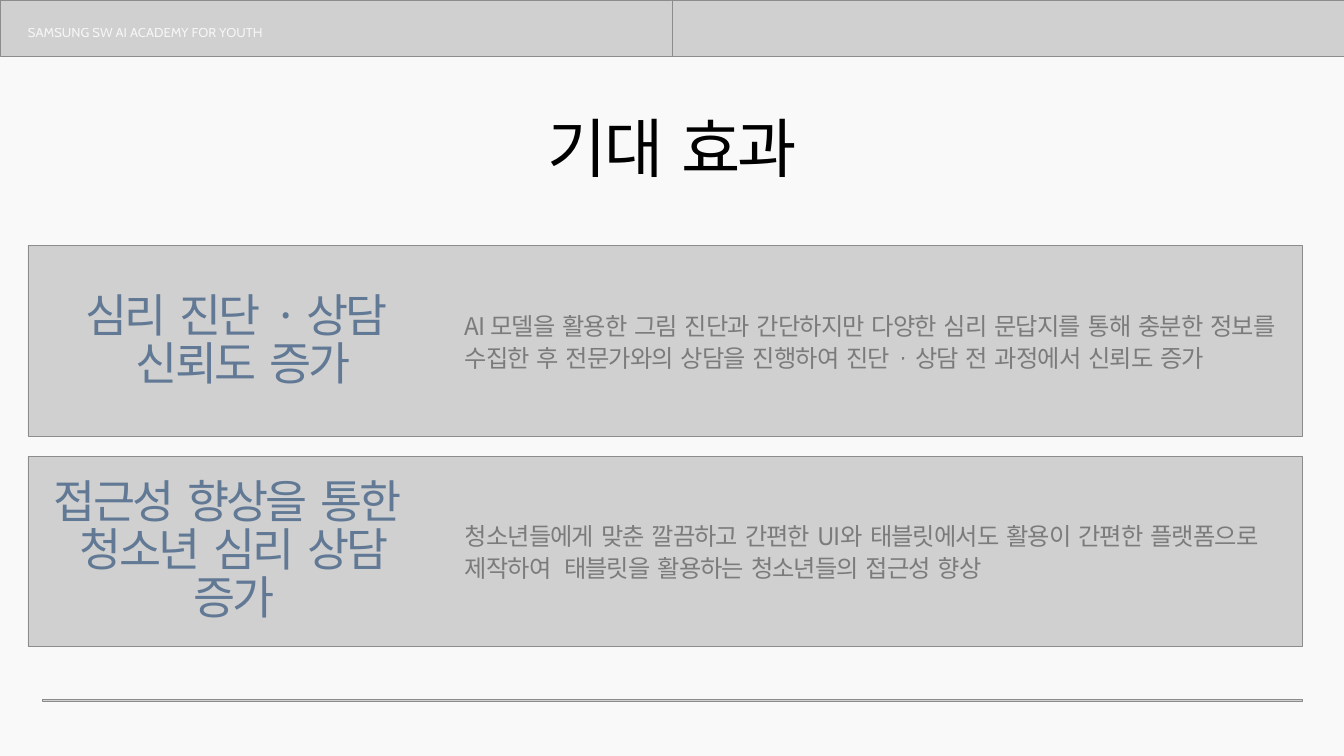
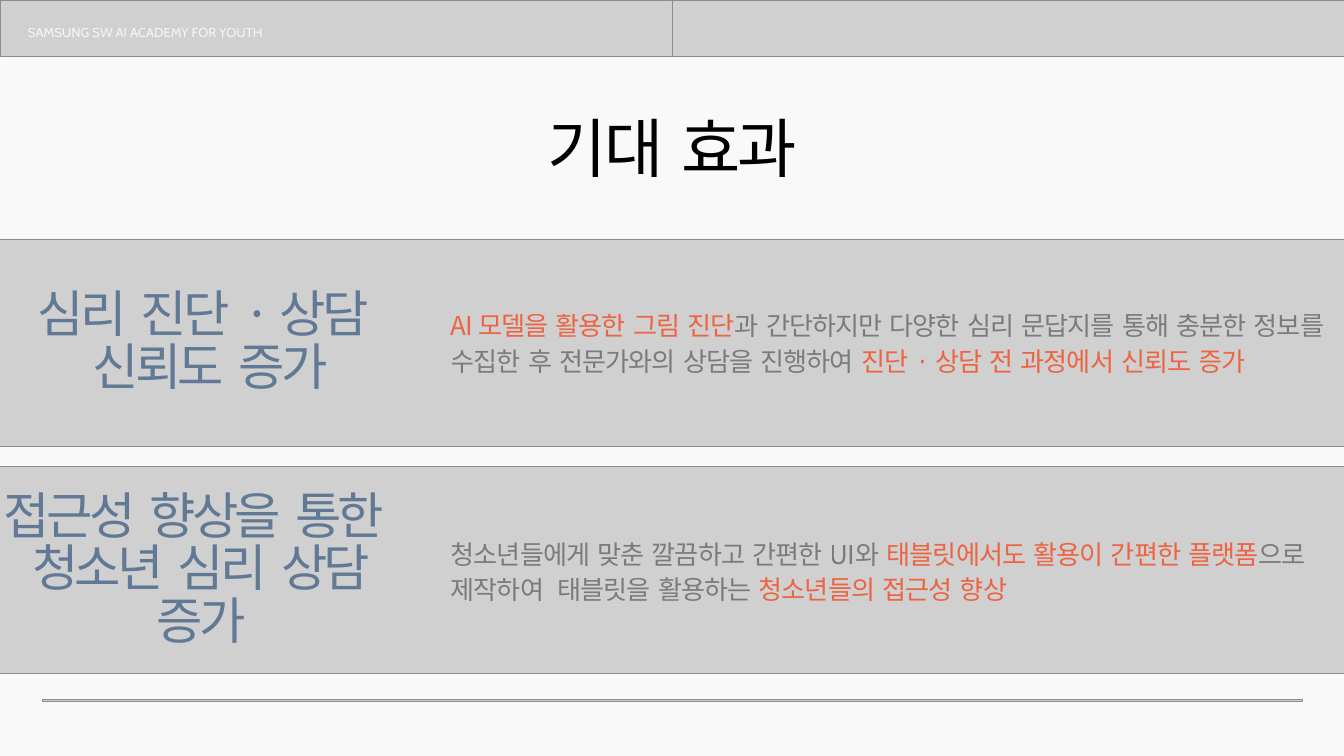
Before and after one commit to seok0205/MaumCanvas, a slide deck: slide 25 of docs/13기_공통PJT_중간발표_E108_마음캔버스.pptx (slide 21 before the commit). Drawn at 1344x756 pixels with LibreOffice and Linux fonts; fonts in the diff are those of the drawing; grey boxes stand for pictures; background and template pictures are left out. Boxes give left, top, right and bottom in pixels: in the first picture for what was removed or moved away, otherwise in the second. Text is boxed around its words. In the diff, an @@ line names an element or a change of style, - is before the commit and + after.

```diff
--- a/docs/13기_공통PJT_중간발표_E108_마음캔버스.pptx
+++ b/docs/13기_공통PJT_중간발표_E108_마음캔버스.pptx
@@ picture: place and size @@
-picture at box(28, 245, 1302, 435)
+picture at box(0, 239, 1344, 446)
@@ text "심리 진단 · 상담": place and size @@
-text "심리 진단 · 상담" at box(85, 294, 388, 384)
+text "심리 진단 · 상담" at box(37, 290, 368, 389)
@@ text "심리 진단 · 상담" at box(37, 290, 368, 389): size 49 to 54 pt, letter spacing -3 to -4 pt @@
@@ text "AI 모델을 활용한 그림 진단과 ...": place and size @@
-text "AI 모델을 활용한 그림 진단과 ..." at box(465, 315, 1275, 369)
+text "AI 모델을 활용한 그림 진단과 ..." at box(451, 314, 1324, 373)
@@ text "AI 모델을 활용한 그림 진단과 ..." at box(451, 314, 1324, 373): size 26 to 28 pt; text colour #545454 at 67% opacity to #FA3200 at 67% opacity in "AI 모델을 활용한 그림 진단과 진단 · ..." @@
@@ picture: place and size @@
-picture at box(28, 456, 1302, 646)
+picture at box(0, 466, 1344, 673)
@@ text "접근성 향상을 통한" at box(4, 492, 384, 643): size 49 to 54 pt, letter spacing -3 to -4 pt @@
@@ text "접근성 향상을 통한": place and size @@
-text "접근성 향상을 통한" at box(54, 480, 402, 618)
+text "접근성 향상을 통한" at box(4, 492, 384, 643)
@@ text "청소년들에게 맞춘 깔끔하고 간편한 UI와 ...": place and size @@
-text "청소년들에게 맞춘 깔끔하고 간편한 UI와 ..." at box(465, 525, 1258, 579)
+text "청소년들에게 맞춘 깔끔하고 간편한 UI와 ..." at box(451, 542, 1305, 601)
@@ text "청소년들에게 맞춘 깔끔하고 간편한 UI와 ..." at box(451, 542, 1305, 601): size 26 to 28 pt; text colour #545454 at 67% opacity to #FA3200 at 67% opacity in "태블릿에서도 활용이 간편한 플랫폼으로 청소년들의 접근성 향상" @@
```
Also in this commit, not shown: 17 other slides changed, 5 slides added, 1 slide removed.
